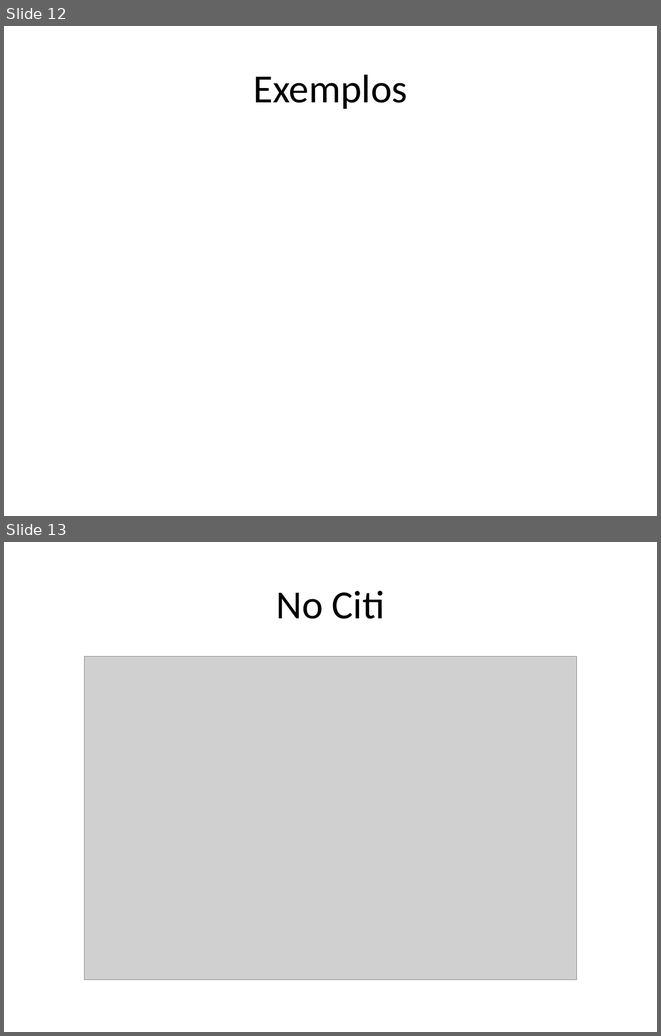
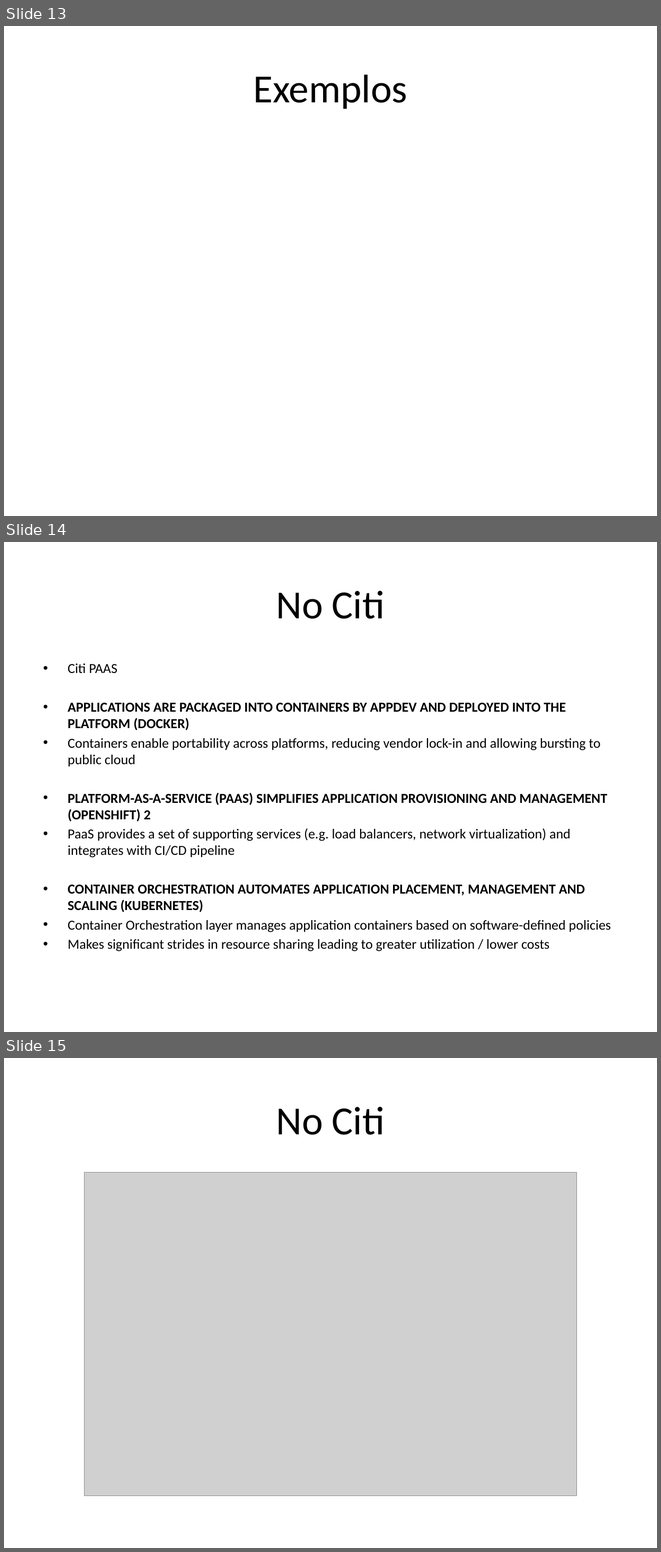
Before and after one commit to haradones/estudo, a slide deck: docker/Docker.pptx. Shown one above the other, each under a label of ours: slides 12 and 13 before the commit, slides 13, 14 and 15 after it. The pictures are 661x1036 and 661x1552 pixels, drawn with LibreOffice and Linux fonts; fonts in the diff are those of the drawing; grey boxes stand for pictures. Boxes give left, top, right and bottom in pixels: in the first picture for what was removed or moved away, otherwise in the second. Text is boxed around its words. In the diff, an @@ line names an element or a change of style, - is before the commit and + after.

```diff
--- a/docker/Docker.pptx
+++ b/docker/Docker.pptx
@@ slide 14 added at box(4, 542, 657, 1032), background #FFFFFF @@
@@ title added at box(276, 591, 385, 619), 44 pt, text #000000 @@
+No Citi
@@ text added at box(68, 663, 611, 951), 15.2 pt, text #000000 @@
+• Citi PAAS
+• APPLICATIONS ARE PACKAGED INTO CONTAINERS BY APPDEV AND DEPLOYED INTO THE PLATFORM (DOCKER)
+• Containers enable portability across platforms, reducing vendor lock-in and allowing bursting to public cloud
+• PLATFORM-AS-A-SERVICE (PAAS) SIMPLIFIES APPLICATION PROVISIONING AND MANAGEMENT (OPENSHIFT) 2
+• PaaS provides a set of supporting services (e.g. load balancers, network virtualization) and integrates with CI/CD pipeline
+• CONTAINER ORCHESTRATION AUTOMATES APPLICATION PLACEMENT, MANAGEMENT AND SCALING (KUBERNETES)
+• Container Orchestration layer manages application containers based on software-defined policies
+• Makes significant strides in resource sharing leading to greater utilization / lower costs
@@ what was slide 12 is now slide 13 @@
@@ what was slide 13 is now slide 15 @@
```
Also in this commit, not shown: 1 slide changed, 3 other slides added, 1 slide removed.
